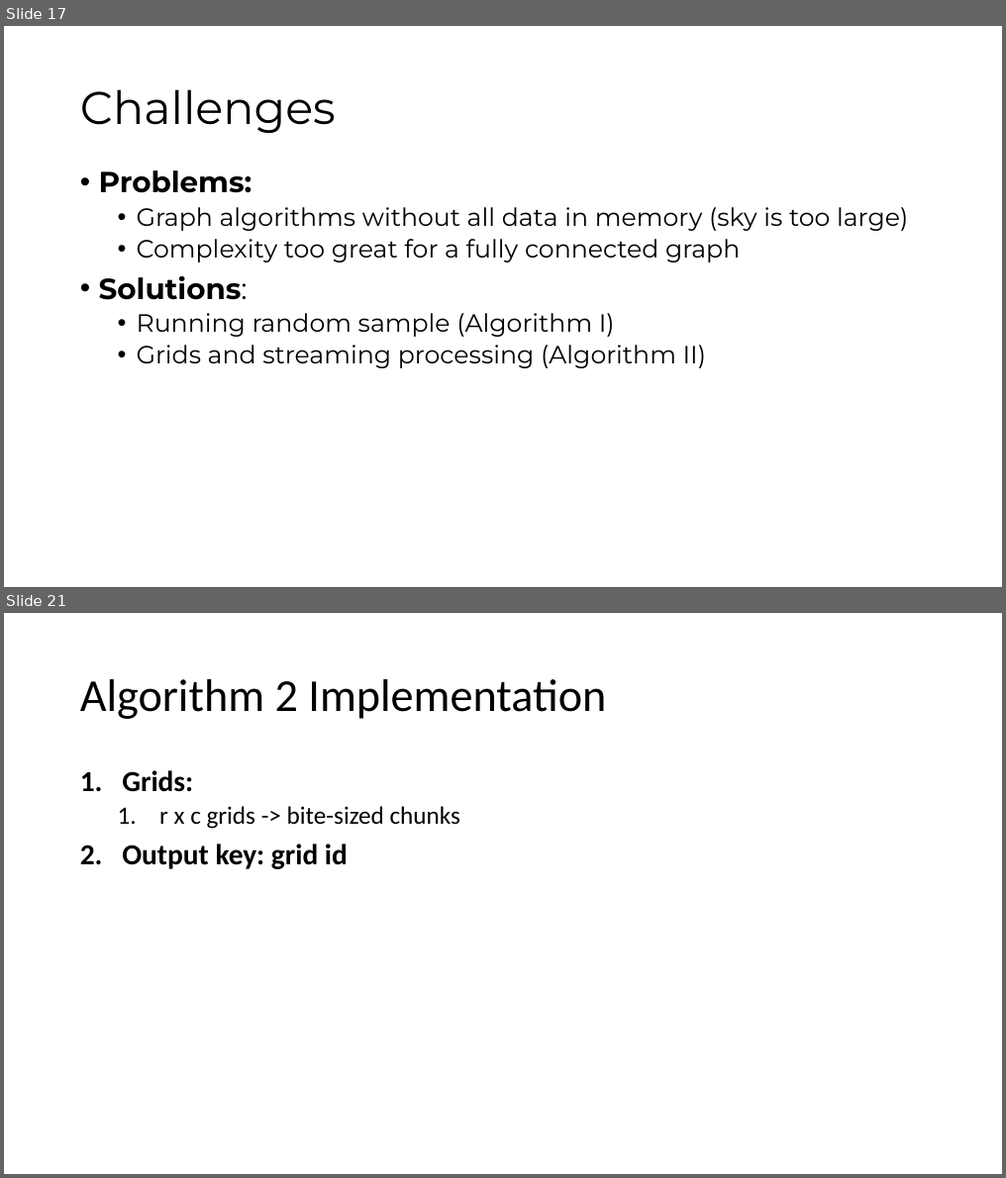
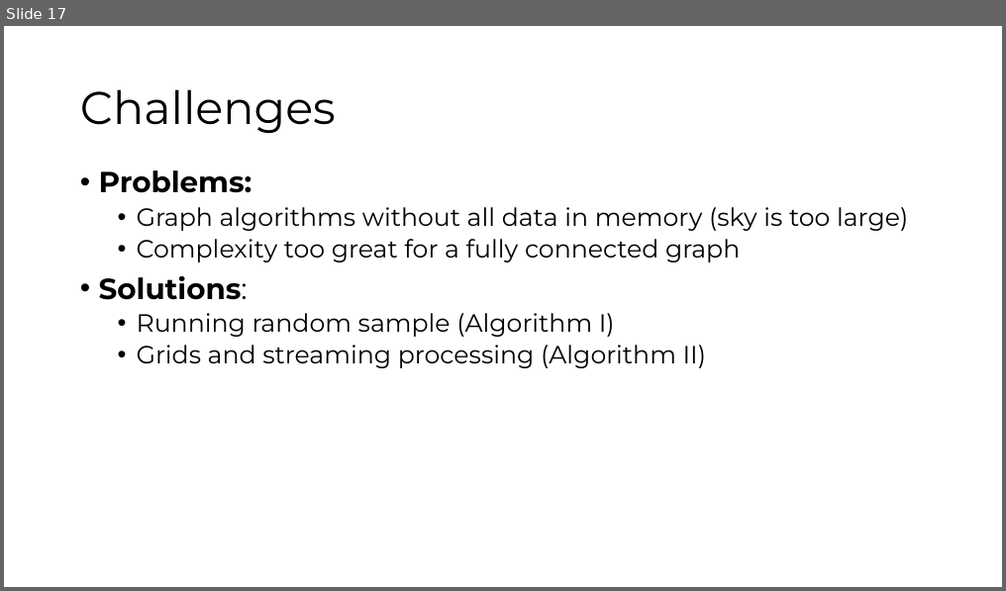
Before and after one commit to ibhojwani/seip_big_data, a slide deck: Presentation.pptx. Shown one above the other, each under a label of ours: slides 17 and 21 before the commit, slide 17 after it; the slides between them are not shown. The pictures are 1006x1178 and 1006x591 pixels, drawn with LibreOffice and Linux fonts; fonts in the diff are those of the drawing. Boxes give left, top, right and bottom in pixels: in the first picture for what was removed or moved away, otherwise in the second. Text is boxed around its words. In the diff, an @@ line names an element or a change of style, - is before the commit and + after.

```diff
--- a/Presentation.pptx
+++ b/Presentation.pptx
@@ slide 21 removed at (4,613,1002,1174), background #FFFFFF @@
@@ title removed at (80,679,606,719) @@
-Algorithm 2 Implementation
@@ text removed at (122,770,460,869) @@
-1. Grids:
-  1. r x c grids -> bite-sized chunks
-2. Output key: grid id
```
Also in this commit, not shown: 2 slides changed, 6 other slides removed, 1 other file.
